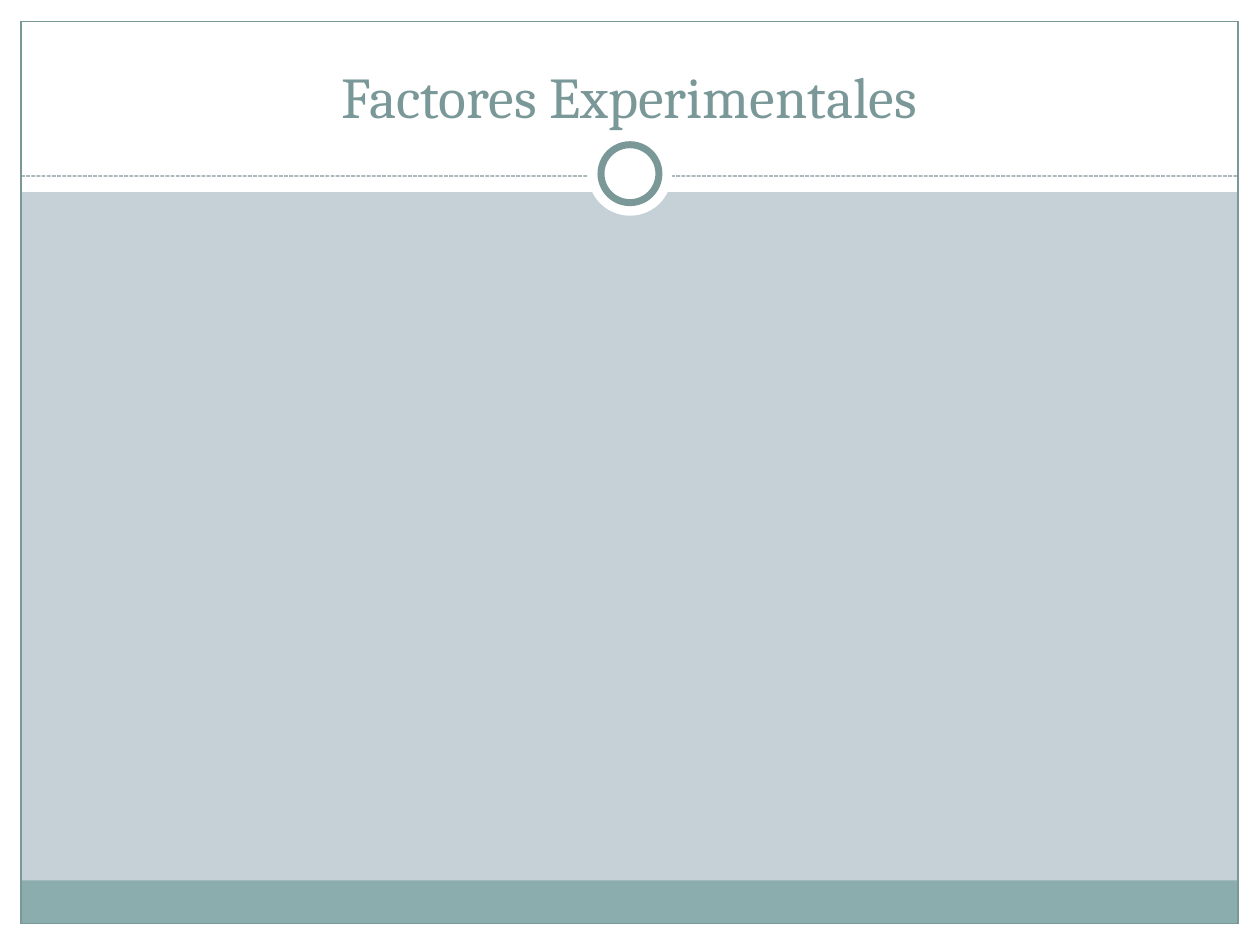
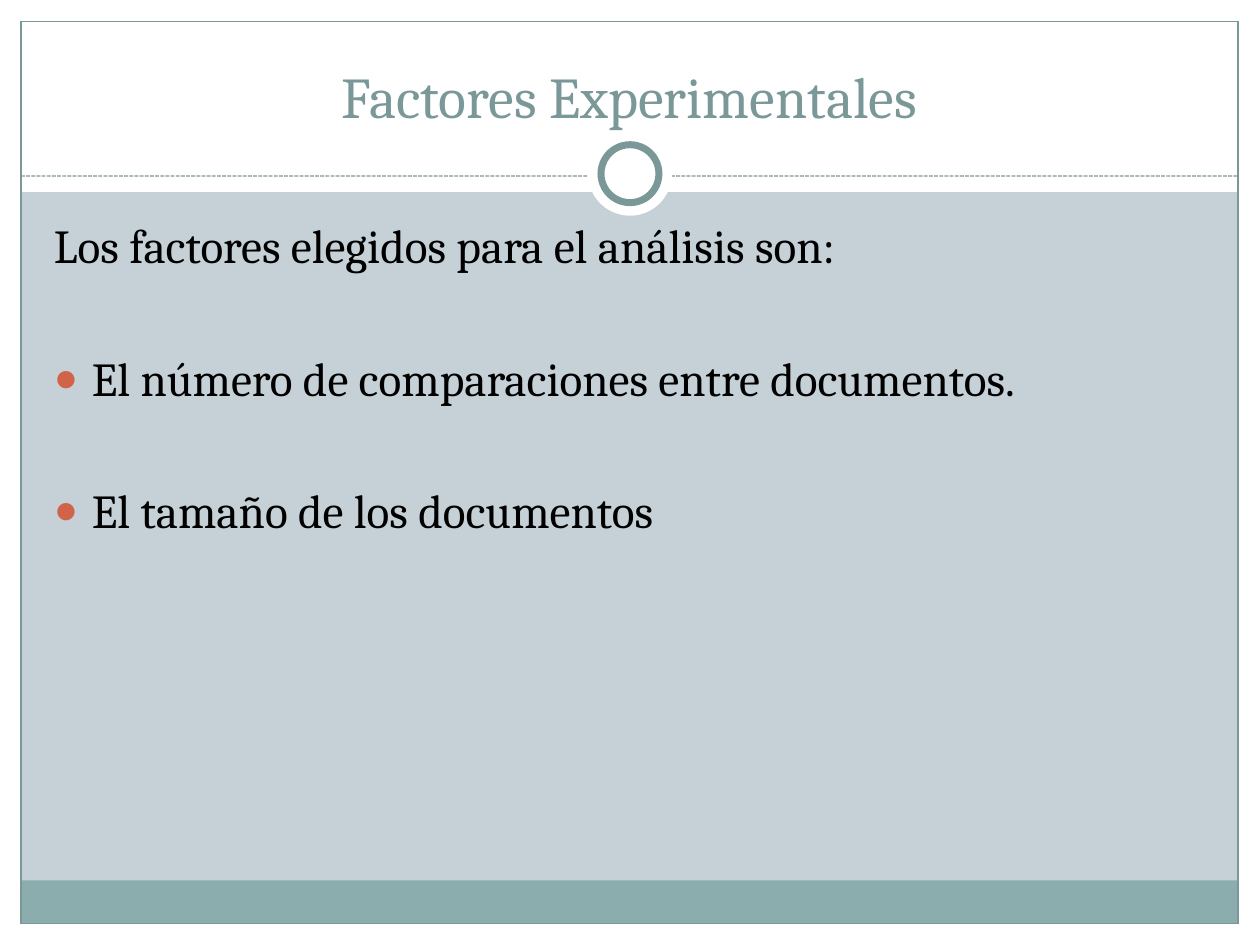
Before and after one commit to diegohttp/plagiarius, a slide deck: slide 7 of Lab6/Diapos HIPOTESIS.pptx. Drawn at 1260x945 pixels with LibreOffice and Linux fonts; fonts in the diff are those of the drawing. Boxes give left, top, right and bottom in pixels: in the first picture for what was removed or moved away, otherwise in the second. Text is boxed around its words. In the diff, an @@ line names an element or a change of style, - is before the commit and + after.

```diff
--- a/Lab6/Diapos HIPOTESIS.pptx
+++ b/Lab6/Diapos HIPOTESIS.pptx
@@ text added at (x1=54, y1=229, x2=1015, y2=529), 27 pt, text #000000 @@
+Los factores elegidos para el análisis son:
+● El número de comparaciones entre documentos.
+● El tamaño de los documentos
```
Also in this commit, not shown: 2 other slides changed, 4 slides added, 1 slide removed.
